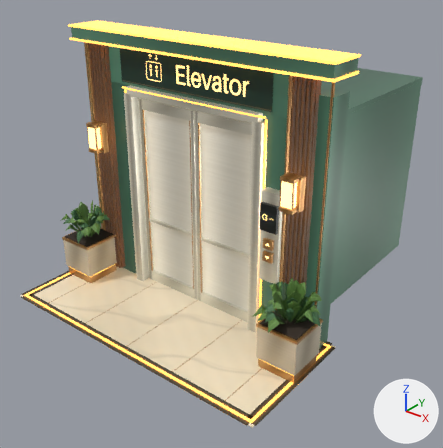
One commit to the glTF model demos/corporate/gjh/v11/assets/elevator/balanced.glb: the scene before it, then after it.
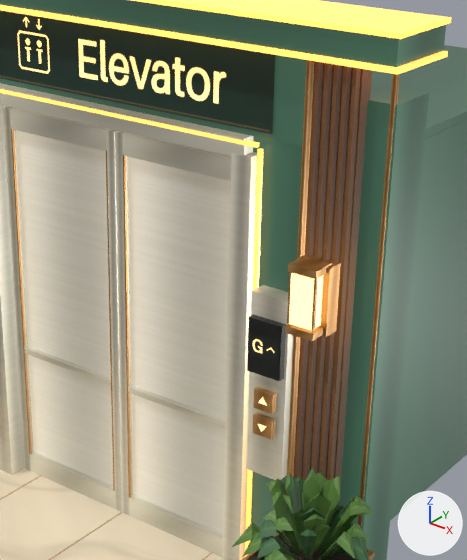
The first picture shows the older version from a camera (50 mm lens) standing at (5.12, -5.87, 5.02) and looking at (0.05, 0.47, 1.09). The close-ups show the older and then the newer version on the part from 31% to 83% of the width and 10% to 72% of the height of that picture. Only the edits that show in the close-ups are written down. Arrows for +X, +Y and +Z are at lower right; the lights stay in place. Vertices at exactly the same position are counted once.

Before the edit, the objects in view are built like this:
```python
me_cabin = bpy.data.meshes.new('Cabin')
me_cabin.from_pydata(...)  # 220 vertices, 326 faces; spans x -1.59..1.59, y 0.34..3.54, z -0.02..2.92
me_cabin.materials.append(mat_liftfinishes)
me_doorleft = bpy.data.meshes.new('DoorLeft')
me_doorleft.from_pydata(...)  # 64 vertices, 88 faces; spans x -0.5..0.5, y -0.04..0.04, z 0.0..2.88
me_doorleft.materials.append(mat_liftsteelglass)
ob_cabin = bpy.data.objects.new('Cabin', me_cabin)
ob_cabin.location = (0.0, 0.0, 0.0)
ob_doorleft = bpy.data.objects.new('DoorLeft', me_doorleft)
ob_doorleft.location = (-0.505, 0.0, 0.0)
ob_doorright = bpy.data.objects.new('DoorRight', me_doorleft)
ob_doorright.location = (0.505, 0.0, 0.0)
# also in view: 'Sconces' at (0.0, -0.27, 2.26); 'Pilasters' at (0.0, -0.12, 1.83); 'FloorIndicator' at (1.34, -0.25, 1.83); 'Planters' at (0.03, -0.46, 0.63); 'MarbleInlay' at (0.0, -0.69, 0.01)
```
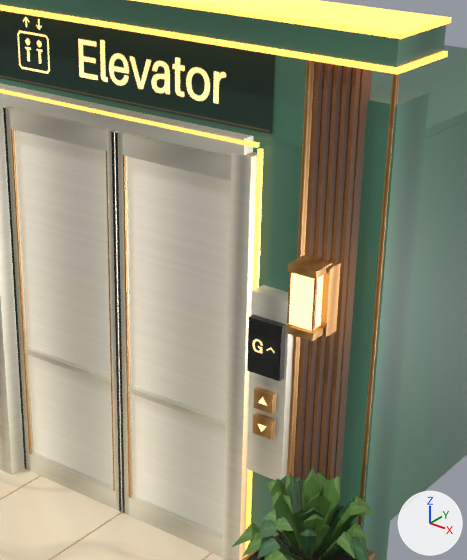
Location of each change, (x1, y1, x2, y2) in pixels of the close-ups (467 x 560 px):
part 1 of me_doorleft, added
    after: (3, 107, 125, 514)
part 2 of me_doorleft, edited (looks the same)
    both: (3, 106, 231, 557)

Patch to the scene script:
```diff
--- a/demos/corporate/gjh/v11/assets/elevator/balanced.glb.py
+++ b/demos/corporate/gjh/v11/assets/elevator/balanced.glb.py
@@ me_doorleft @@
 # used by ob_doorleft; location = (-0.505, 0.0, 0.0)
 # verts and faces of me_doorleft; kept vertices keep their numbers, new ones are numbered from 64
-me_doorleft.from_pydata(...)  # 64 vertices, 88 faces; spans x -0.5..0.5, y -0.04..0.04, z 0.0..2.88
+me_doorleft.from_pydata(...)  # 72 vertices, 92 faces; spans x -0.5..0.5, y -0.04..0.04, z 0.0..2.88
+# me_doorleft part 1
+verts[64] = (-0.5, -0.04, 0.0)
+verts[65] = (-0.5, -0.04, 2.88)  # pixel (3, 107)
+verts[66] = (0.48, -0.04, 0.0)  # pixel (119, 512)
+verts[67] = (0.48, -0.04, 2.88)  # pixel (111, 131)
+for new, old in zip([*range(68, 72)], [*range(64, 68)]): verts[new] = verts[old] + (0.02, 0.0, 0.0)
+faces += [(64, 68, 69), (64, 69, 65), (66, 70, 71), (66, 71, 67)]
+# me_doorleft part 2: 88 faces spanning x -0.5..0.5, y -0.04..0.04, z 0.0..2.88 switch from mat_liftsteelglass to mat_liftfinishes
```
